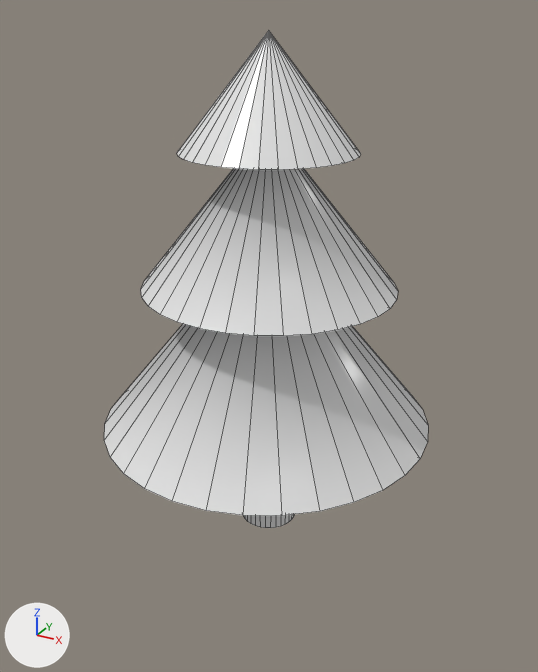
Renders of the OBJ model models/sapin.obj from each side of a commit.
Both versions are drawn from a camera (50 mm lens) standing at (2.42, -4.39, 3.75) and looking at (0.07, -0.12, 1.62). The lights are fixed; the arrows at lower left show +X, +Y and +Z. Mesh edges are drawn as thin lines. Where no turn or scale is listed for an object, it has been applied to the vertices.
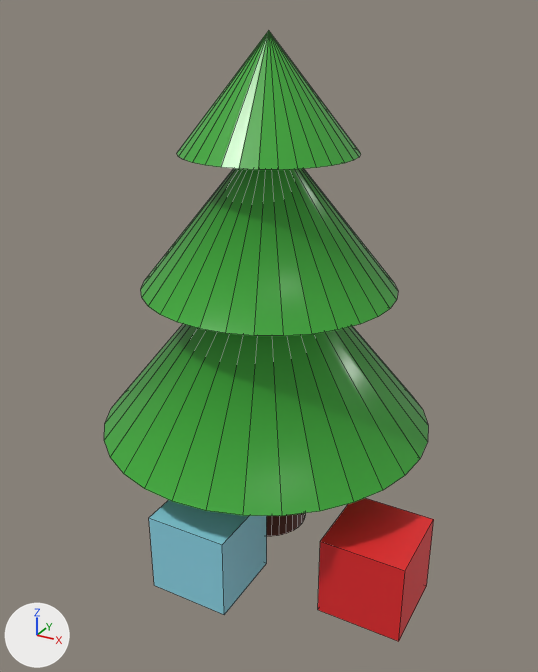
The change, as a diff of the scene's bpy script:
```diff
--- a/models/sapin.obj.py
+++ b/models/sapin.obj.py
@@ mat_none @@
 mat_none = principled_material('None')
-mat_none.base_color = (0.8, 0.8, 0.8)  # white #e7e7e7
+mat_none.base_color = (0.0467, 0.402, 0.0388)  # green #3daa37
 mat_none.roughness = 0.293
@@ mat_sdfsdf @@
+mat_sdfsdf = principled_material('sdfsdf')
+mat_sdfsdf.base_color = (0.0835, 0.0132, 0.00343)  # brown #521e0b
+mat_sdfsdf.roughness = 0.431
@@ mat_material_001 @@
+mat_material_001 = principled_material('Material.001')
+mat_material_001.base_color = (0.8, 0.0213, 0.0241)  # red #e7282b
+mat_material_001.roughness = 0.526
@@ mat_material_002 @@
+mat_material_002 = principled_material('Material.002')
+mat_material_002.base_color = (0.262, 0.668, 0.8)  # cyan #8cd5e7
+mat_material_002.roughness = 0.526
@@ me_cylinder_001 @@
+me_cylinder_001.from_pydata(...)  # a 32-sided cylinder along z spanning x -0.301..0.301, y -0.301..0.301, z -0.015..1.287
+me_cylinder_001.materials.append(mat_sdfsdf)  # brown #521e0b
@@ me_cube_002 @@
+me_cube_002.from_pydata(...)  # a box spanning x 0.802..1.388, y -0.754..-0.168, z -0.044..0.542
+me_cube_002.materials.append(mat_material_001)  # red #e7282b
@@ me_cube @@
+me_cube.from_pydata(...)  # a box spanning x -0.293..0.293, y -1.15..-0.564, z 0.008..0.594
+me_cube.materials.append(mat_material_002)  # cyan #8cd5e7
@@ ob_cylinder_001 @@
+ob_cylinder_001 = bpy.data.objects.new('Cylinder.001', me_cylinder_001)
+ob_cylinder_001.location = (0.0, 0.0, 0.0)
@@ ob_cube_002 @@
+ob_cube_002 = bpy.data.objects.new('Cube.002', me_cube_002)
+ob_cube_002.location = (0.0, 0.0, 0.0)
@@ ob_cube @@
+ob_cube = bpy.data.objects.new('Cube', me_cube)
+ob_cube.location = (0.0, 0.0, 0.0)
```

Pixel boxes (x1, y1, x2, y2) of what changed, in the pictures (538 x 672 px):
'Cylinder', recoloured (white to green): (104, 30, 428, 528) in both
'Cube.002', added (red): after (318, 498, 434, 642)
'Cube', added (cyan): after (149, 500, 267, 615)
'Cylinder.001', added (brown): after (267, 513, 306, 536)
